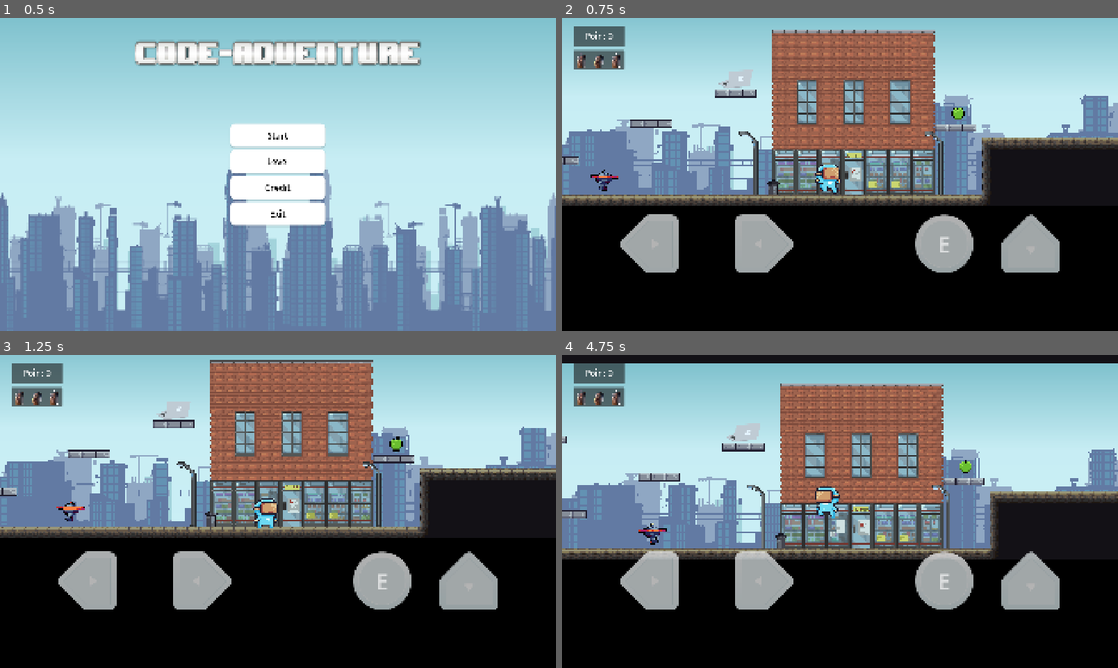
Above: before the commit, frames 1-4 (two rows, left to right).
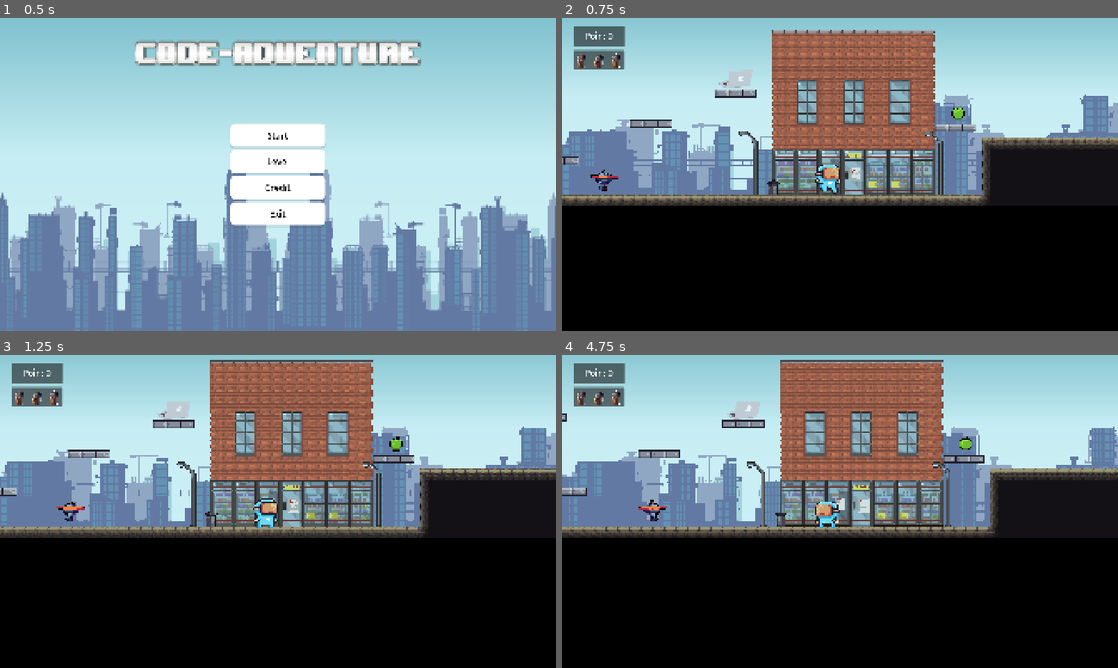
Above: after the commit, the same moments.

Repository: WanaRB/code-adventure
Game: Godot game, scene res://scenes/Tampilan/main_menu.tscn
Two runs of this game, one before a commit and one after it. Both use one fixed random seed, a clock stepped at 60 frames per second and the inputs below. Sound files missing from this copy of the repository are replaced by a short silence.
Inputs (mouse positions are in pixels of both pictures, inside the frame that each line leads up to):
- Up to frame 1 (0.5 s): no input
- Up to frame 2 (0.75 s): click "Start" at 0.5 s
- Up to frame 3 (1.25 s): no input
- Up to frame 4 (4.75 s): move the mouse to (962, 495) at 1.27 s; hold E (interact) 1.28-2 s; click (962, 495) at 1.42 s; drag from (728, 527) to (734, 408) at 2.02 s; move the mouse to (895, 442) at 2.77 s; tap A (kiri) at 2.85 s; click (895, 442) at 2.92 s; drag from (812, 574) to (967, 442) at 3.52 s; move the mouse to (1006, 558) at 4.27 s; hold E (interact) from 4.28 s (still down); click (1006, 558) at 4.42 s

Frame 1 is identical in both runs. In frame 2, 6.1% of the frame differs, in the area x 10-90%, y 62-82%; in frame 3, 6.1%; in frame 4, 35%, in the area x 0-100%, y 0-82%.

Commit message:
mobile control invisibility

Diff:
--- a/MobileControls.gd.gd
+++ b/MobileControls.gd.gd
@@ -53,10 +53,8 @@
 # ─── Lifecycle ────────────────────────────────────────────────────────────────
 func _ready():
 	# Deteksi mobile: cek fitur platform Godot (reliable di HTML5)
-	var is_mobile_web := OS.has_feature("web_android") or OS.has_feature("web_ios")
-	var is_touch      := DisplayServer.is_touchscreen_available()
-
-	if not is_mobile_web and not is_touch:
+	var is_mobile := OS.has_feature("web_android") or OS.has_feature("web_ios")
+	if not is_mobile:
 		queue_free()
 		return
 
